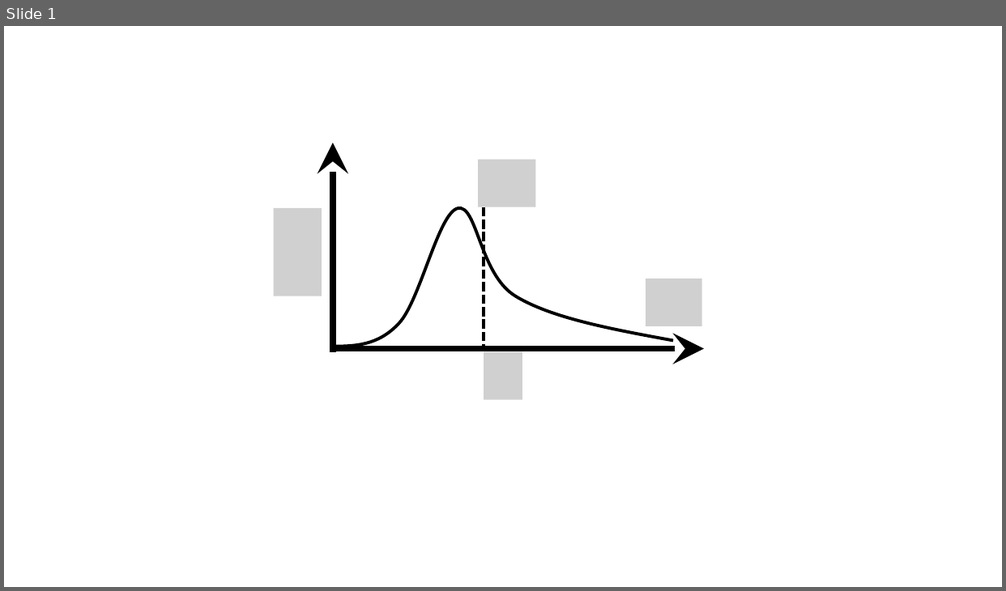
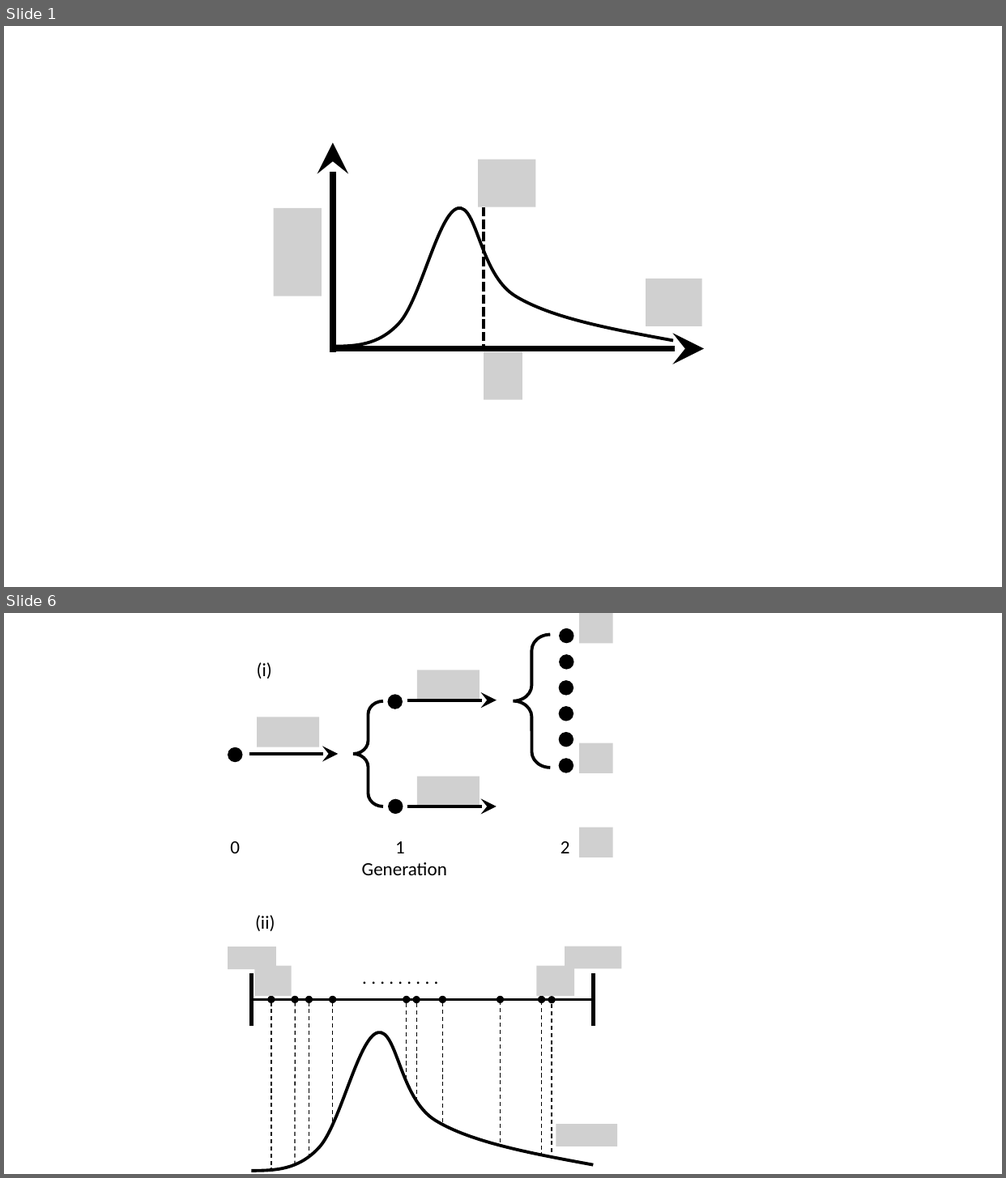
Before and after one commit to nwlandry/time-dependent-infectiousness, a slide deck: Figures/Figures.pptx. Shown one above the other, each under a label of ours: slide 1 before the commit, slides 1 and 6 after it; the slides between them are not shown. The pictures are 1006x591 and 1006x1178 pixels, drawn with LibreOffice and Linux fonts; fonts in the diff are those of the drawing; grey boxes stand for pictures. Boxes give left, top, right and bottom in pixels: in the first picture for what was removed or moved away, otherwise in the second. Text is boxed around its words. In the diff, an @@ line names an element or a change of style, - is before the commit and + after.

```diff
--- a/Figures/Figures.pptx
+++ b/Figures/Figures.pptx
@@ slide 6 added at bbox=[4, 613, 1002, 1174], background #FFFFFF @@
@@ group added at bbox=[228, 613, 621, 1171]: 19 ellipses, 13 lines, 11 pictures, 7 texts, 3 arrows, 2 left braces, 1 freeform shape @@
+0
+1
+2
+Generation
+. . . . . . . . .
+(i)
+(ii)
```
Also in this commit, not shown: 1 slide changed, 3 other slides added, 51 other files.
